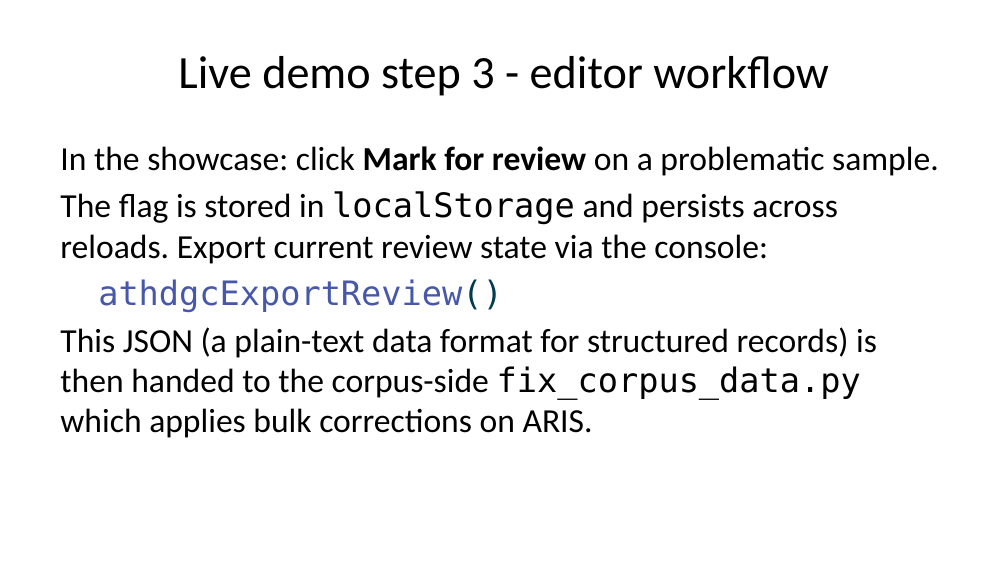
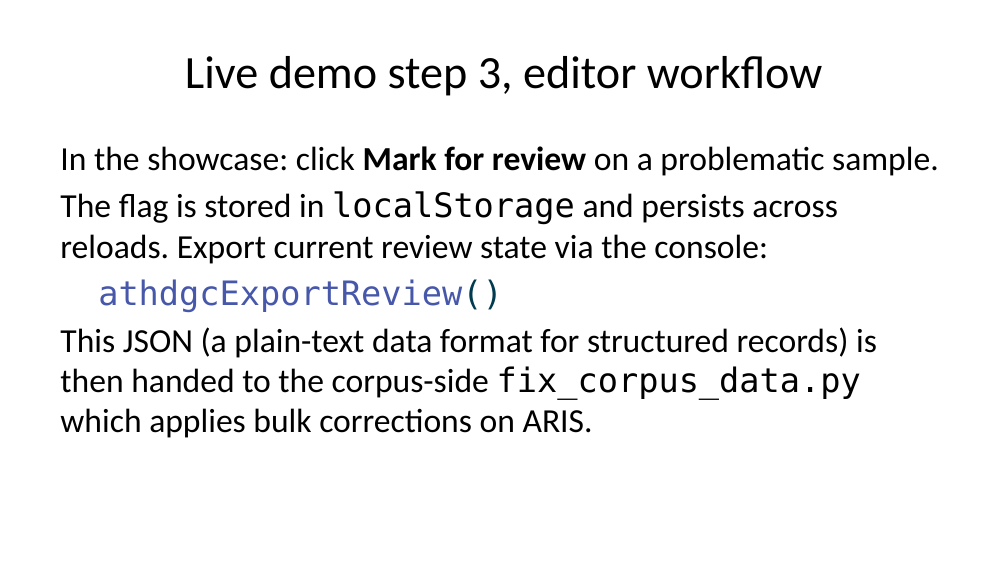
Before and after one commit to AthDGC/AthDGC.github.io, a slide deck: slide 6 of slides/lrec_demo.pptx. Drawn at 1008x567 pixels with LibreOffice and Linux fonts; fonts in the diff are those of the drawing. Boxes give left, top, right and bottom in pixels: in the first picture for what was removed or moved away, otherwise in the second. Text is boxed around its words. In the diff, an @@ line names an element or a change of style, - is before the commit and + after.

```diff
--- a/slides/lrec_demo.pptx
+++ b/slides/lrec_demo.pptx
@@ title at (x1=185, y1=56, x2=823, y2=96): text changed @@
-Live demo step 3 - editor workflow
+Live demo step 3, editor workflow
```
Also in this commit, not shown: 6 other slides changed, 23 other files.
